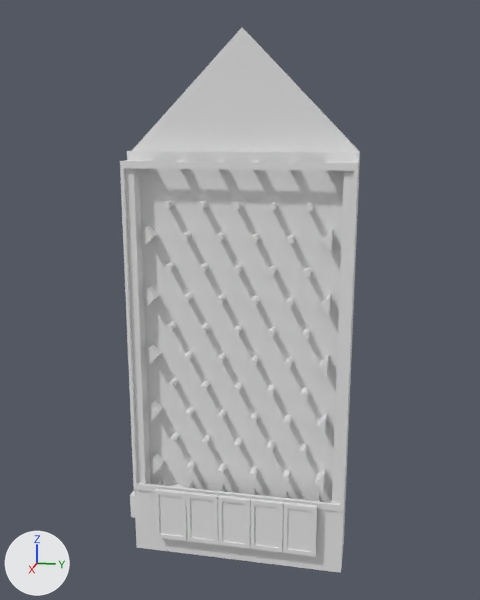
The Blender file plinko.blend: old version first, new version second.
Before and after are seen from a camera (50 mm lens) standing at (98.3, 37.1, 64.2) and looking at (4.4, 18.3, 40.7). Arrows for +X, +Y and +Z are at lower left; the lights stay in place.

Script lines for the objects in view, before the commit:
```python
me_cube_003 = bpy.data.meshes.new('Cube.003')
me_cube_003.from_pydata(...)  # 176 vertices, 102 faces; spans x -0.9..0.9, y -15.0..15.0, z -30.2..29.8
me_cube_055 = bpy.data.meshes.new('Cube.055')
me_cube_055.from_pydata(...)  # a box spanning x -0.2..0.0, y -4.4..0.0, z -7.6..0.0
me_cube_056 = bpy.data.meshes.new('Cube.056')
me_cube_056.from_pydata(...)  # a box spanning x -0.2..0.0, y 0.0..31.5, z -48.4..0.0
ob_door_glass_04 = bpy.data.objects.new('Door_Glass.04', me_cube_055)
ob_door_glass_04.location = (9.8, 30.7, 11.0)
ob_glass = bpy.data.objects.new('Glass', me_cube_056)
ob_glass.location = (8.8, 2.7, 59.9)
ob_glass.hide_set(True)
ob_main = bpy.data.objects.new('Main', me_cube_003)
ob_main.location = (5.2, 18.5, 31.1)
# also in view: 'Door_Glass.01' at (9.7, 13.5, 7.2); 'Door_Front.01' at (9.8, 13.5, 7.2); 'Glass_Frame_V.00' at (8.6, 2.5, 35.9); 'Glass_Frame_Top.00' at (8.6, 18.5, 60.7); 'Door_Glass.02' at (9.7, 18.5, 7.2)
```
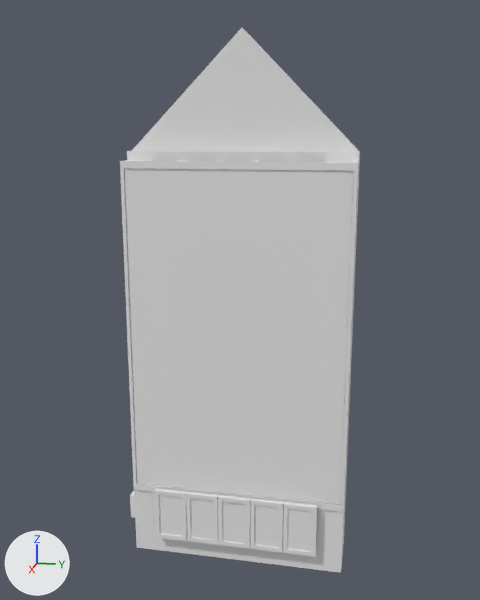
Edits to the bpy script that builds the scene:
```text
Change ob_glass:
    remove ob_glass.hide_set(True)
```

What differs and where, as boxes (x1, y1, x2, y2) in the pictures (480 x 600 px):
'Glass', shown
    after: (124, 169, 353, 505)
'Main', unchanged, covered by the edit
    before: (139, 161, 344, 503)
    after: (198, 161, 339, 171)
'Left', unchanged, covered by the edit
    before: (125, 160, 150, 484)
    after: (125, 160, 139, 169)
'Right', unchanged, covered by the edit
    before: (332, 161, 360, 566)
    after: (340, 161, 360, 566)
